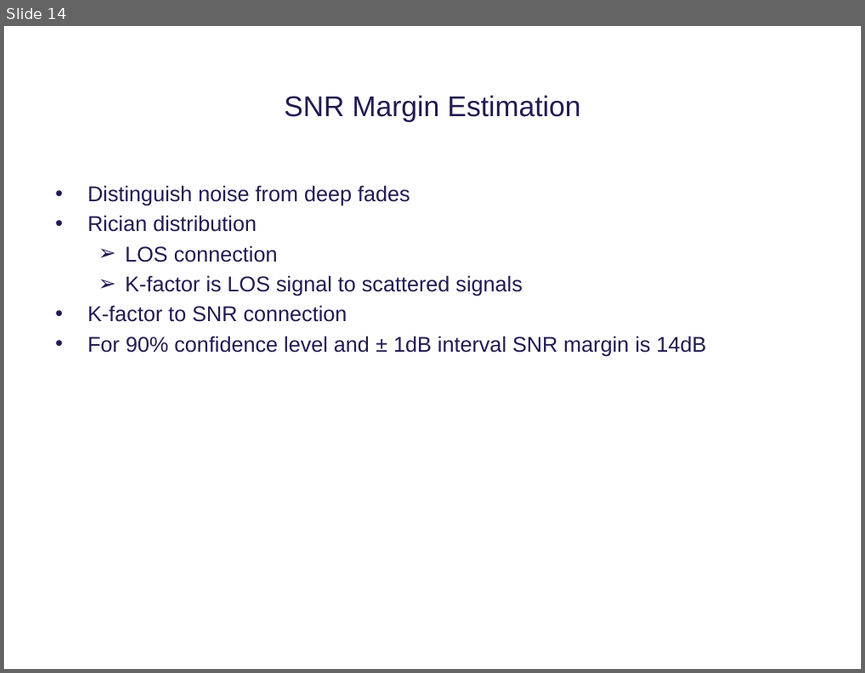
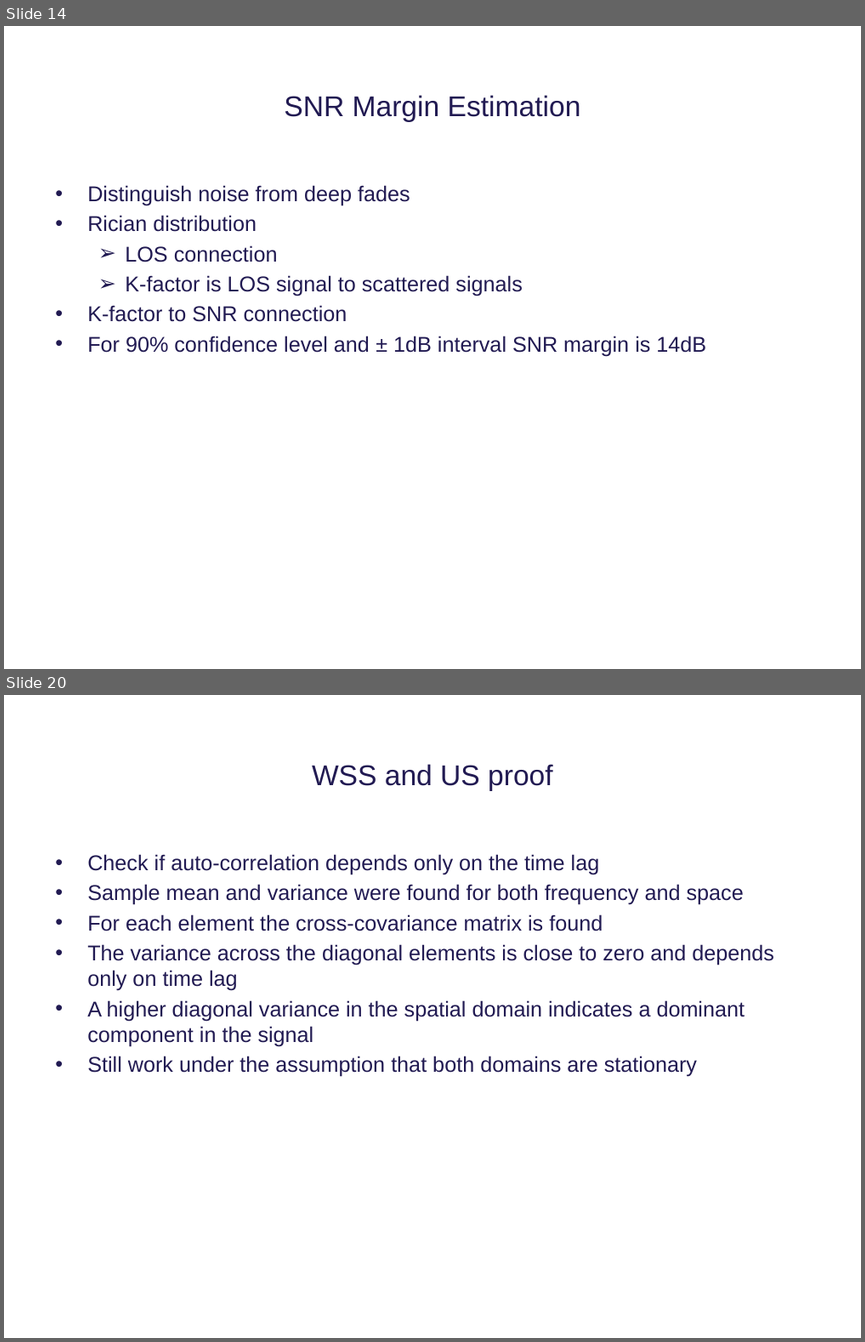
Before and after one commit to tkjj13/P8, a slide deck: ppt/premature ppt.pptx. Shown one above the other, each under a label of ours: slide 14 before the commit, slides 14 and 20 after it; the slides between them are not shown. The pictures are 865x673 and 865x1342 pixels, drawn with LibreOffice and Linux fonts; fonts in the diff are those of the drawing; background and template pictures are left out. Boxes give left, top, right and bottom in pixels: in the first picture for what was removed or moved away, otherwise in the second. Text is boxed around its words. In the diff, an @@ line names an element or a change of style, - is before the commit and + after.

```diff
--- a/ppt/premature ppt.pptx
+++ b/ppt/premature ppt.pptx
@@ slide 20 added at <box>4,695,861,1338</box>, background #FFFFFF @@
@@ title added at <box>312,764,553,791</box>, 24 pt, text #211A52 @@
+WSS and US proof
@@ text added at <box>87,854,774,1077</box>, 18 pt, text #211A52 @@
+• Check if auto-correlation depends only on the time lag
+• Sample mean and variance were found for both frequency and space
+• For each element the cross-covariance matrix is found
+• The variance across the diagonal elements is close to zero and depends only on time lag
+• A higher diagonal variance in the spatial domain indicates a dominant component in the signal
+• Still work under the assumption that both domains are stationary
```
Also in this commit, not shown: 2 slides changed, 10 other slides added.
